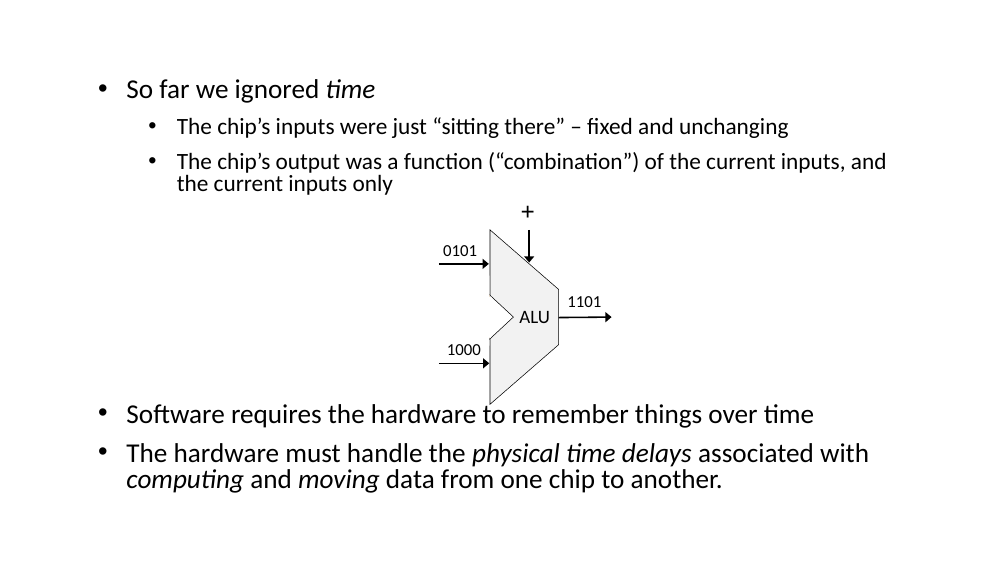
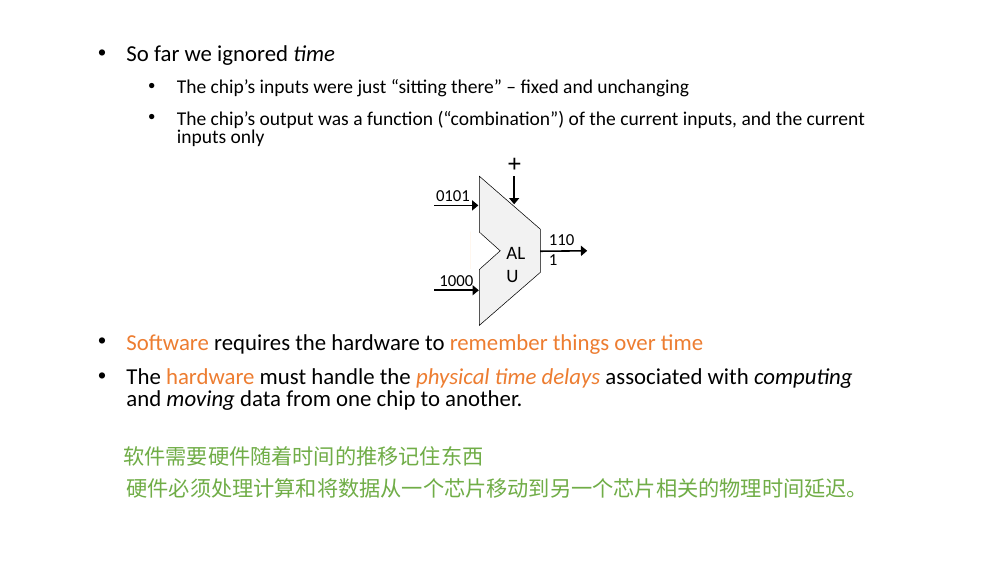
Before and after one commit to vcboy1/Leeds, a slide deck: slide 4 of 26fall/1860/Lecture/Week1.7/Lec 1.7.2 Sequential logic.pptx (slide 5 before the commit). Drawn at 1008x567 pixels with LibreOffice and Linux fonts; fonts in the diff are those of the drawing. Boxes give left, top, right and bottom in pixels: in the first picture for what was removed or moved away, otherwise in the second. Text is boxed around its words. In the diff, an @@ line names an element or a change of style, - is before the commit and + after.

```diff
--- a/26fall/1860/Lecture/Week1.7/Lec 1.7.2 Sequential logic.pptx
+++ b/26fall/1860/Lecture/Week1.7/Lec 1.7.2 Sequential logic.pptx
@@ text "So far we ignored time": place and size @@
-text "So far we ignored time" at (126, 79, 887, 493)
+text "So far we ignored time" at (123, 45, 868, 498)
@@ text at (126, 45, 865, 410): size 25.9 to 21.7 pt in "So far we ignored time", "Software requires the hardware to remember things ...", "The hardware must handle the physical time ..."; size 22.2 to 18.6 pt in "The chip’s inputs were just “sitting there” ...", "The chip’s output was a function (“combination”) ..."; text colour #000000 to #ED7D31 in "Software remember things over time", "hardware physical time delays" @@
@@ text "+" rewrapped from (513, 191, 555, 229) to (500, 144, 538, 176) @@
@@ trapezoid: place and size @@
-trapezoid at (490, 230, 559, 405)
+trapezoid at (480, 177, 540, 326)
@@ arrow moved from (529, 230) - (529, 262) to (514, 176) - (514, 204) @@
@@ text "0101" rewrapped from (443, 245, 477, 256) to (436, 190, 470, 206) @@
@@ arrow moved from (439, 264) - (489, 264) to (434, 206) - (479, 206) @@
@@ rectangle: place and size @@
-rectangle at (480, 276, 490, 346)
+rectangle at (470, 216, 479, 275)
@@ rectangle: place and size @@
-rectangle at (480, 295, 490, 339)
+rectangle at (471, 232, 479, 269)
@@ triangle: place and size @@
-triangle at (489, 294, 513, 340)
+triangle at (479, 232, 501, 271)
@@ line moved from (489, 297) - (489, 338) to (479, 234) - (479, 268) @@
@@ text "ALU" rewrapped from (519, 311, 550, 323) to (499, 237, 541, 263) @@
@@ text "1101" rewrapped from (567, 296, 601, 307) to (541, 225, 588, 250) @@
@@ text "1000" rewrapped from (447, 344, 481, 355) to (439, 275, 473, 290) @@
@@ arrow moved from (559, 318) - (612, 317) to (541, 251) - (588, 251) @@
@@ arrow moved from (439, 364) - (489, 364) to (434, 290) - (479, 290) @@
@@ text at (123, 446, 868, 498): paragraphs added @@
+软件需要硬件随着时间的推移记住东西
+硬件必须处理计算和将数据从一个芯片移动到另一个芯片相关的物理时间延迟。
```
Also in this commit, not shown: 22 other slides changed, 1 slide removed, 10 other files.
